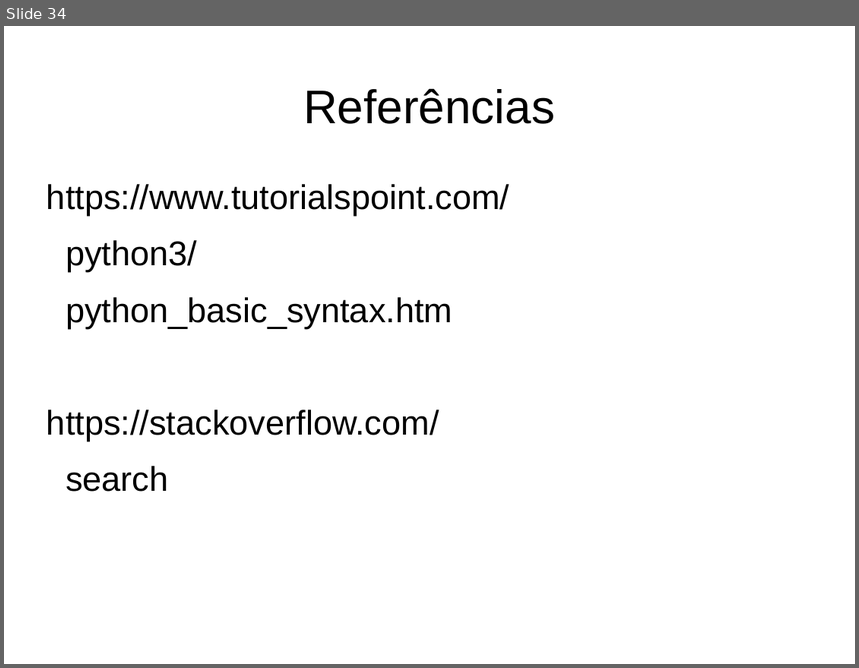
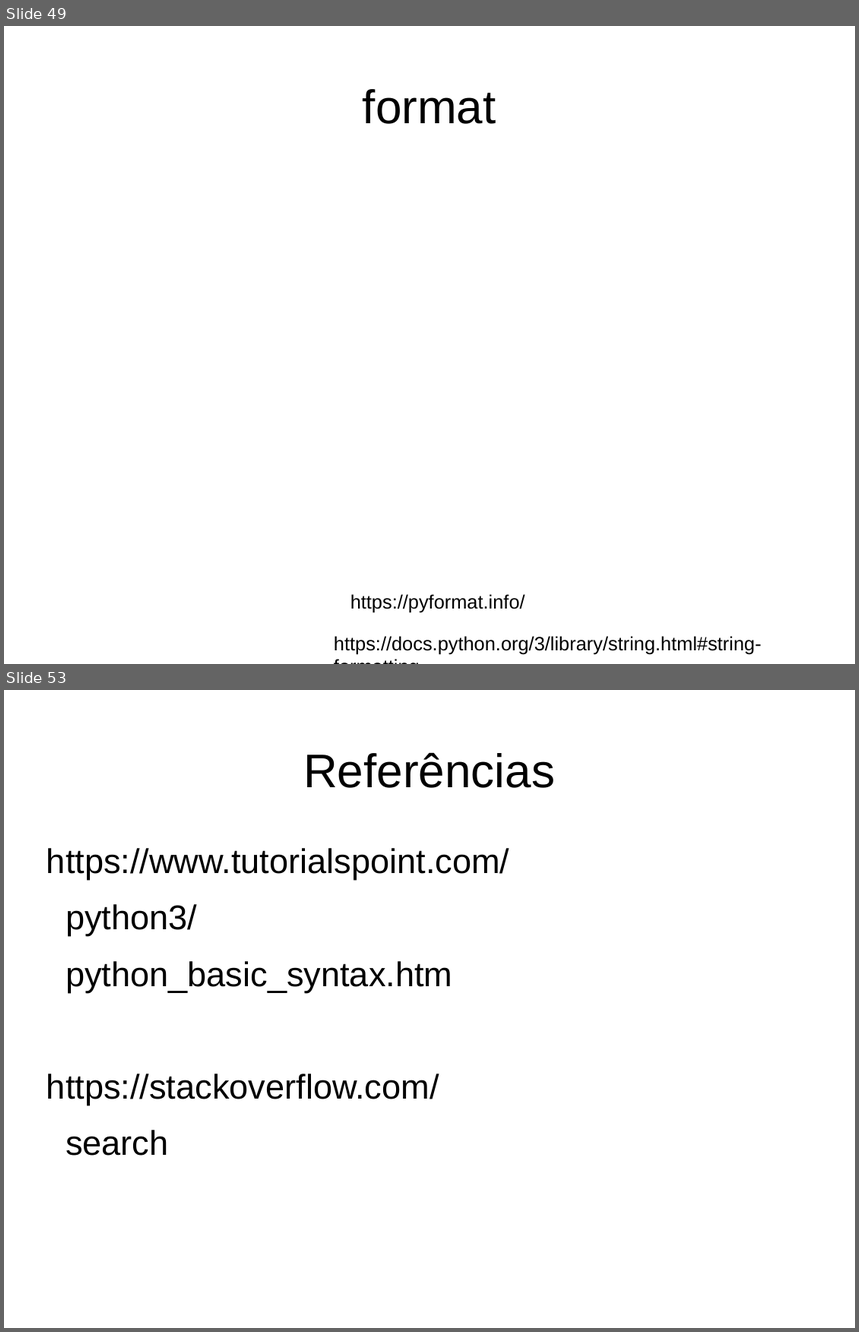
Before and after one commit to iurisegtovich/CursoSciPySEQ2018, a slide deck: source/curso_c2_logica_e_sintaxe.odp. Shown one above the other, each under a label of ours: slide 34 before the commit, slides 49 and 53 after it; the slides between them are not shown. The pictures are 859x668 and 859x1332 pixels, drawn with LibreOffice and Linux fonts; fonts in the diff are those of the drawing. Boxes give left, top, right and bottom in pixels: in the first picture for what was removed or moved away, otherwise in the second. Text is boxed around its words. In the diff, an @@ line names an element or a change of style, - is before the commit and + after.

```diff
--- a/source/curso_c2_logica_e_sintaxe.odp
+++ b/source/curso_c2_logica_e_sintaxe.odp
@@ slide 49 added at (4,26,855,664), background #FFFFFF @@
@@ title added at (363,89,496,124), 44 pt, text #000000 @@
+format
@@ text added at (351,594,525,613), 18 pt, text #000000 @@
+https://pyformat.info/
@@ text added at (334,636,762,655), 18 pt, text #000000 @@
+https://docs.python.org/3/library/string.html#string-formatting
@@ what was slide 34 is now slide 53 @@
```
Also in this commit, not shown: 10 slides changed, 21 other slides added, 3 slides removed, 6 other files.
